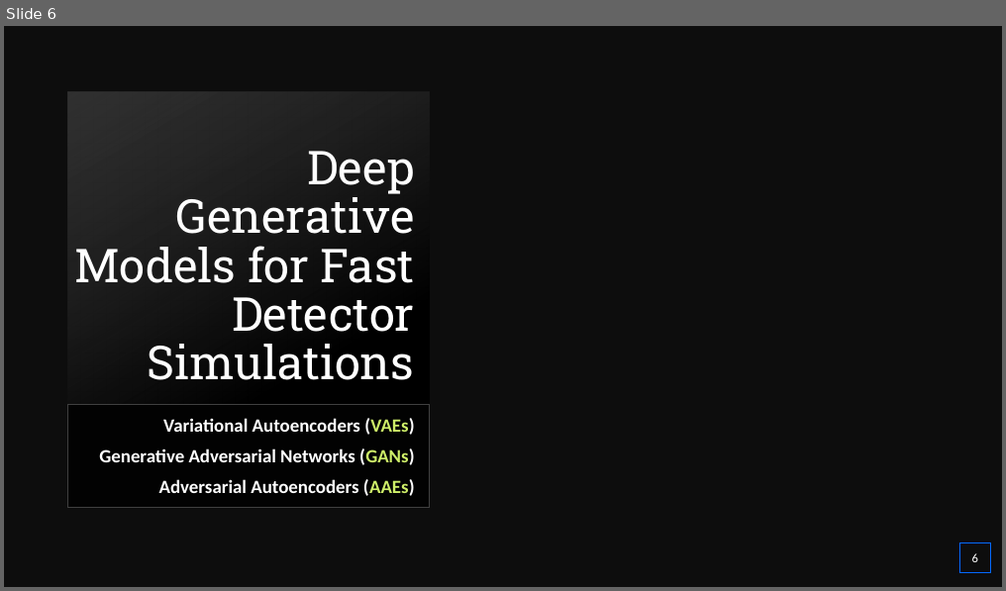
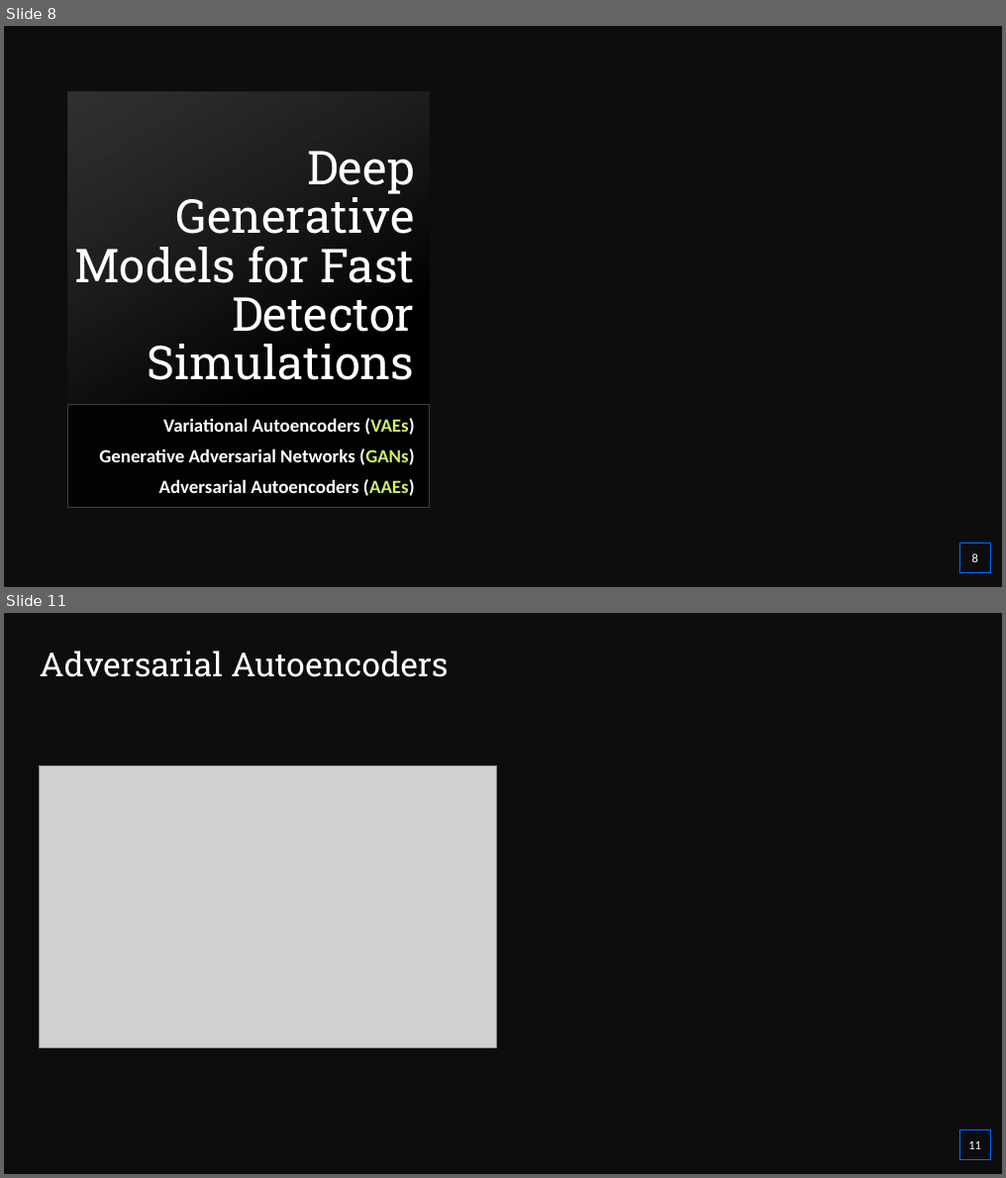
Before and after one commit to PsycheShaman/MSc-thesis, a slide deck: TRD Meeting Presentation.pptx. Shown one above the other, each under a label of ours: slide 6 before the commit, slides 8 and 11 after it; the slides between them are not shown. The pictures are 1006x591 and 1006x1178 pixels, drawn with LibreOffice and Linux fonts; fonts in the diff are those of the drawing; grey boxes stand for pictures; background and template pictures are left out. Boxes give left, top, right and bottom in pixels: in the first picture for what was removed or moved away, otherwise in the second. Text is boxed around its words. In the diff, an @@ line names an element or a change of style, - is before the commit and + after.

```diff
--- a/TRD Meeting Presentation.pptx
+++ b/TRD Meeting Presentation.pptx
@@ slide 11 added at [4,613,1002,1174], background #0D0D0D @@
@@ title added at [40,651,448,677], 32 pt, text #FFFFFF @@
+Adversarial Autoencoders
@@ picture added at [40,765,497,1049] @@
@@ page number added at [960,1131,991,1160], outline #056AFF 0.75 pt, 12 pt, text #FFFFFF @@
+11
@@ what was slide 6 is now slide 8 @@
@@ page number at [972,554,978,563]: text changed @@
-6
+8
```
Also in this commit, not shown: 1 slide changed, 5 other slides added.
